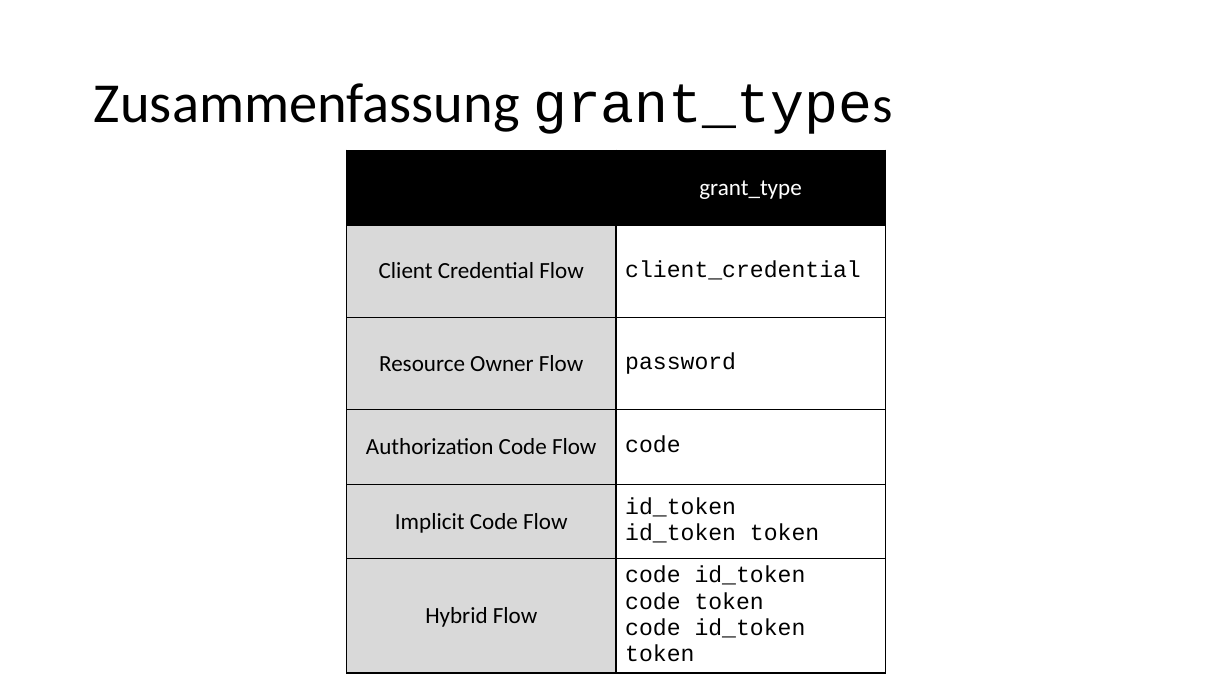
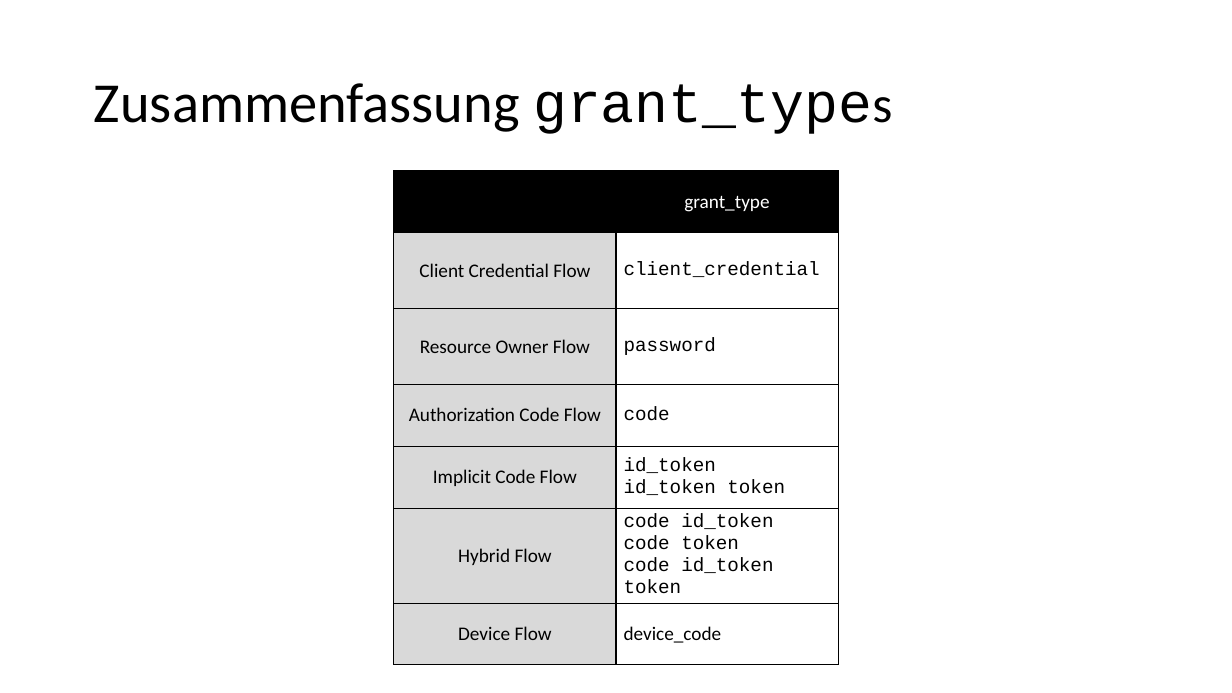
Before and after one commit to kalcik/talks-and-events, a slide deck: slide 45 of oidc-oauth/OpenIDConnect & OAuth.pptx (slide 43 before the commit). Drawn at 1232x693 pixels with LibreOffice and Linux fonts; fonts in the diff are those of the drawing. Boxes give left, top, right and bottom in pixels: in the first picture for what was removed or moved away, otherwise in the second. Text is boxed around its words. In the diff, an @@ line names an element or a change of style, - is before the commit and + after.

```diff
--- a/oidc-oauth/OpenIDConnect & OAuth.pptx
+++ b/oidc-oauth/OpenIDConnect & OAuth.pptx
@@ table at (394,171,837,647) @@
+row 7: Device Flow | device_code
@@ table: place and size @@
-table at (347,150,884,666)
+table at (394,171,837,647)
```
Also in this commit, not shown: 5 other slides changed, 2 slides added, 7 other files.
